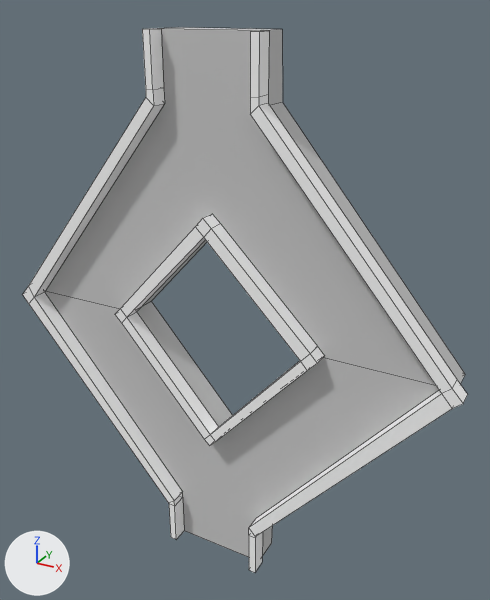
One commit to the Blender file Ragdoll Climb/Assets/Personal Folders/Emanuel/Modules_Emanuel/UImapped/VentilationSquareCubePlatform_Middle_Module.blend: the scene before it, then after it.
One viewpoint serves both versions: a camera (50 mm lens) standing at (5.7, -9.4, 16.09) and looking at (0.16, 0.66, 11.06). The axes (+X, +Y, +Z) are drawn at lower left. The lights are the same throughout. Mesh edges are drawn as thin lines.

Objects in the first picture: 'ClimbWall', 'wall'.
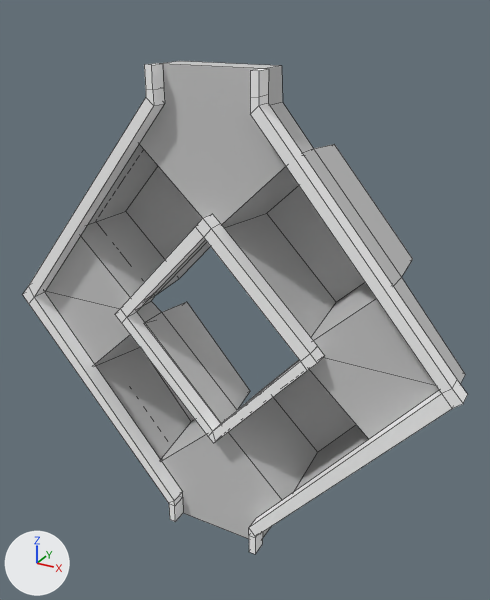
Scene script edits in JSON lines:
```json
{"block": "me_plane", "where": "# used by ob_climbwall; location = (0.04, -0.15, 6.63); rotation_euler = (-1.571, 0.0, 0.0), in degrees (-90, 0, 0); scale = (1.0, 7.37, 1.0)"}
{"op": "remove", "block": "me_plane", "code": "me_plane.from_pydata(...)  # 28 vertices, 18 faces; spans x -4.3..4.2, y -1.23..0.11, z 0.0..0.58"}
{"op": "add", "block": "me_plane", "code": "me_plane.from_pydata(...)  # 96 vertices, 88 faces; spans x -4.3..4.2, y -1.16..0.05, z 0.0..1.47"}
{"block": "me_plane", "change": "me_plane part 1"}
{"block": "me_plane", "change": "2 vertices are removed from x -0.01, y -0.27, z 0.0..0.58"}
{"block": "me_plane", "change": "12 faces are deleted"}
{"block": "me_plane", "change": "4 vertices in x -0.97..0.89, y -1.23, z 0.0..0.58 move by (0.0, 0.07, 0.0)"}
{"block": "me_plane", "change": "4 vertices in x -0.97..0.89, y 0.11, z 0.0..0.58 move by (0.0, -0.06, 0.0)"}
{"block": "me_plane", "change": "1 vertex moves from x 0.9, y -0.02, z 0.0 to x 0.98, y -0.03, z 0.0"}
{"block": "me_plane", "change": "55 vertices are added at x -3.09..3.04, y -1.0..-0.09, z 0.0..1.47"}
{"block": "me_plane", "change": "15 new vertices lie (0.0, 0.0, 0.58) away from vertices in x -3.09..3.04, y -1.0..-0.09, z 0.0"}
{"block": "me_plane", "change": "82 new faces join them"}
{"block": "me_cube_001", "where": "me_cube_001.from_pydata(...)  # 96 vertices, 96 faces; spans x -4.38..4.4, y -3.0..-1.0, z 6.0..15.9"}
{"block": "me_cube_001", "where": "# used by ob_wall; location = (0.0, 0.0, -0.19); scale = (1.0, 0.15, 1.0)"}
{"block": "me_cube_001", "where": "# before: 16 (0.86, -3.0, 15.9) at pixel (250, 31), 17 (0.86, -1.0, 15.9) at pixel (260, 30), 18 (1.0, -3.0, 15.9) at pixel (259, 31), 19 (1.0, -1.0, 15.9) at pixel (269, 30), 21 (-0.86, -3.0, 15.9) at pixel (149, 29)"}
{"block": "me_cube_001", "where": "# before: 22 (-1.0, -3.0, 15.9) at pixel (142, 29), 25 (-1.0, -1.0, 15.9) at pixel (153, 28), 26 (-0.86, -1.0, 15.9) at pixel (161, 28)"}
{"block": "me_cube_001", "change": "me_cube_001 part 2: all 8 vertices in x -1.0..1.0, y -3.0..-1.0, z 6.0 are moved by (0.0, 0.0, 0.47)"}
{"block": "me_cube_001", "change": "me_cube_001 part 3: all 2 vertices in x 0.04, y -3.0..-1.0, z 8.92 are moved by (0.05, 0.0, 0.1)"}
{"block": "me_cube_001", "change": "me_cube_001 part 4"}
{"op": "add", "block": "me_cube_001", "code": "for i in [*range(16, 20), 21, 22, 25, 26]: me_cube_001.vertices[i].co += Vector((0.0, 0.0, -0.51))"}
```

Location of each change, [x1, y1, x2, y2] in pixels of the pictures (490 x 600 px; the box of a moved part takes in the faces that stretch with it):
```json
{"object": "ClimbWall", "change": "reshaped", "before": [45, 27, 465, 557], "after": [45, 61, 465, 539], "on screen": "10% shorter"}
{"object": "wall", "change": "reshaped", "before": [23, 28, 468, 572], "after": [23, 63, 468, 554], "on screen": "10% shorter"}
{"part": 1, "of": "me_plane", "change": "built on", "before": [78, 29, 465, 557], "after": [78, 64, 465, 539]}
{"part": 2, "of": "me_cube_001", "change": "moved or reshaped", "before": [169, 498, 262, 572], "after": [169, 498, 262, 554]}
{"part": 3, "of": "me_cube_001", "change": "moved or reshaped", "before": [122, 312, 307, 445], "after": [122, 312, 307, 443]}
{"part": 4, "of": "me_cube_001", "change": "moved or reshaped", "before": [142, 28, 269, 97], "after": [144, 63, 269, 97]}
```
